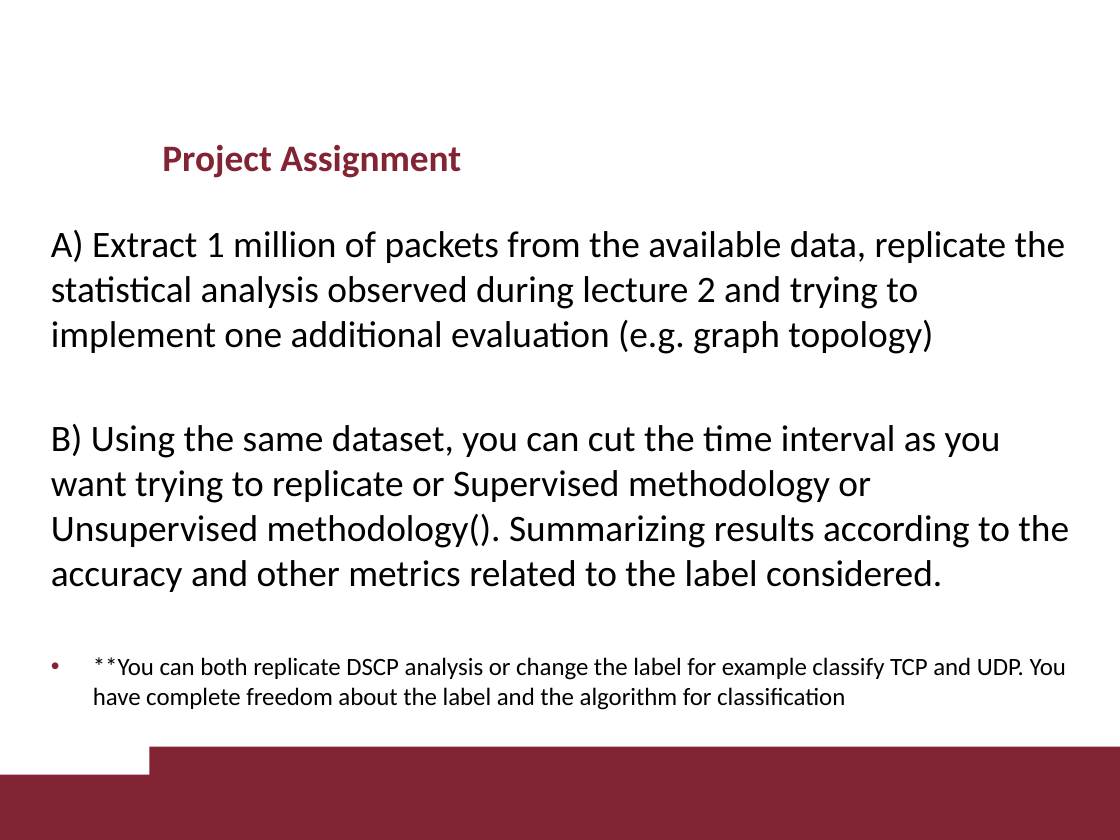
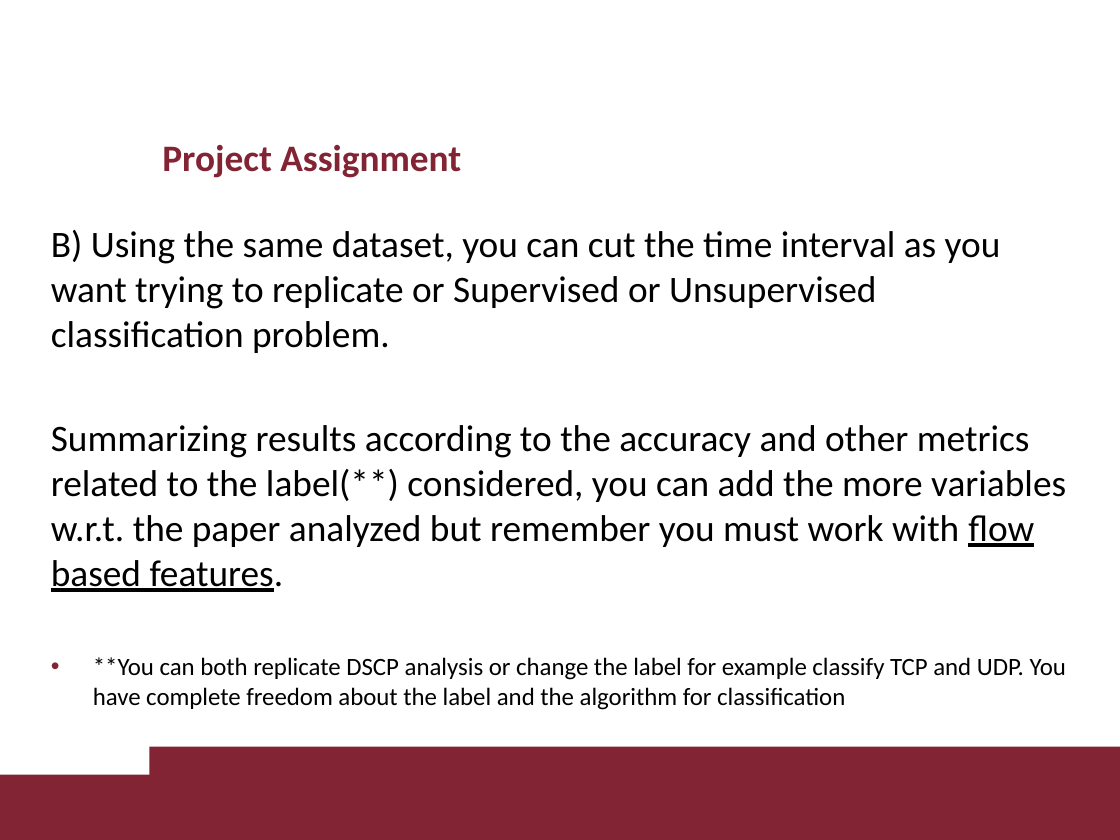
Before and after one commit to davaureli/NBD_LabSession, a slide deck: slide 81 of Lectures Complete/Lectures Complete.pptx (slide 78 before the commit). Drawn at 1120x840 pixels with LibreOffice and Linux fonts; fonts in the diff are those of the drawing; background and template pictures are left out. Boxes give left, top, right and bottom in pixels: in the first picture for what was removed or moved away, otherwise in the second. Text is boxed around its words. In the diff, an @@ line names an element or a change of style, - is before the commit and + after.

```diff
--- a/Lectures Complete/Lectures Complete.pptx
+++ b/Lectures Complete/Lectures Complete.pptx
@@ text at <box>51,230,1066,592</box>: text changed @@
-A) Extract 1 million of packets from the available data, replicate the statistical analysis observed during lecture 2 and trying to implement one additional evaluation (e.g. graph topology)
-B) Using the same dataset, you can cut the time interval as you want trying to replicate or Supervised methodology or Unsupervised methodology(). Summarizing results according to the accuracy and other metrics related to the label considered.
+B) Using the same dataset, you can cut the time interval as you want trying to replicate or Supervised or Unsupervised classification problem.
+Summarizing results according to the accuracy and other metrics related to the label(**) considered, you can add the more variables w.r.t. the paper analyzed but remember you must work with flow based features.
```
Also in this commit, not shown: 2 other slides changed, 3 slides added.
